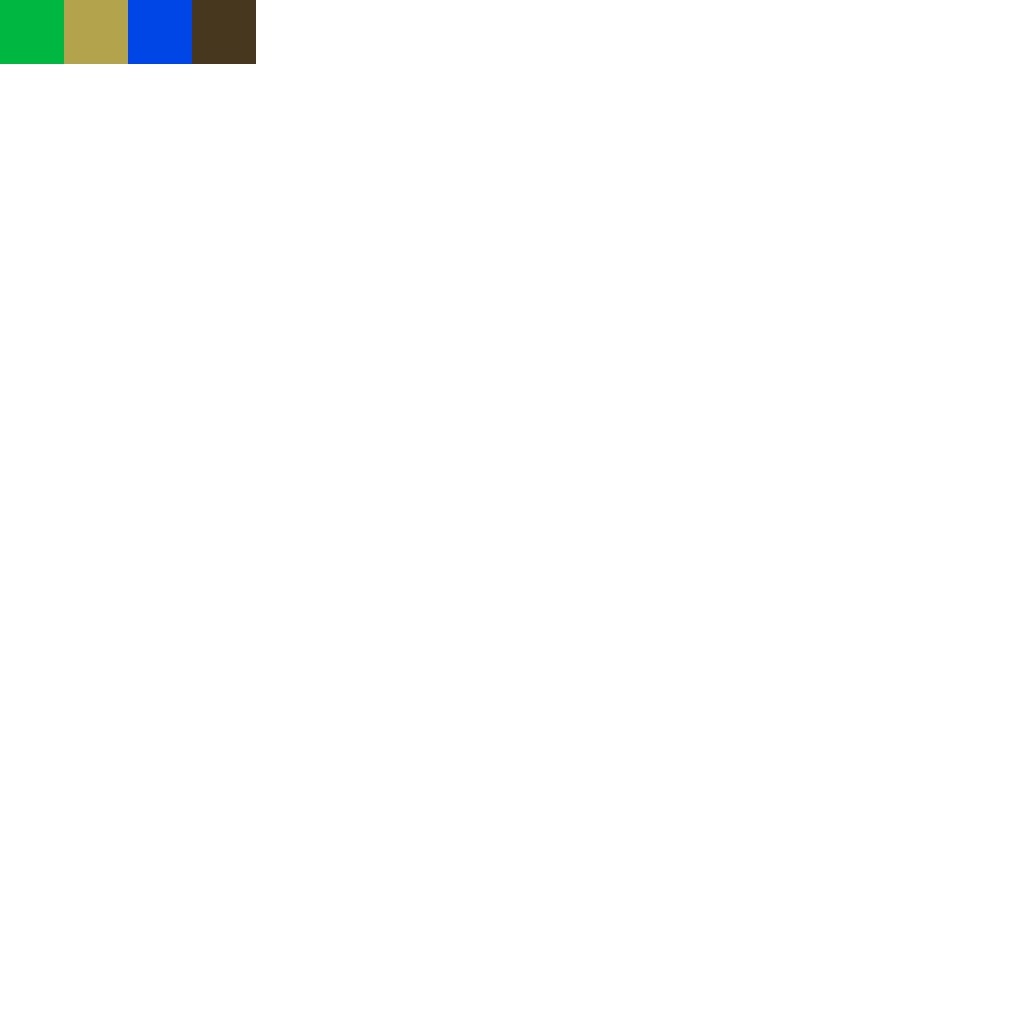
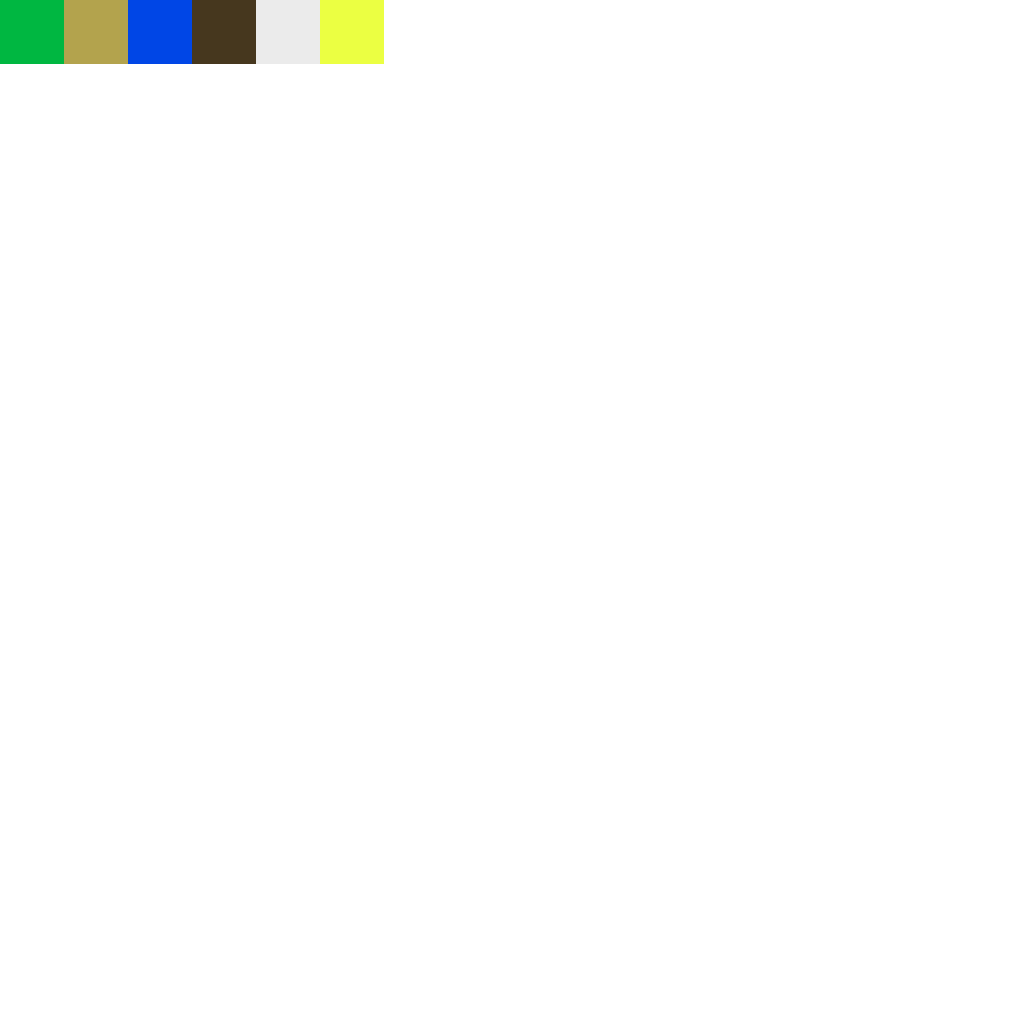
Comparing the layer stacks of the two 1024×1024 images. Changes:
painted on "Layer 1" over [256, 0, 384, 64]
